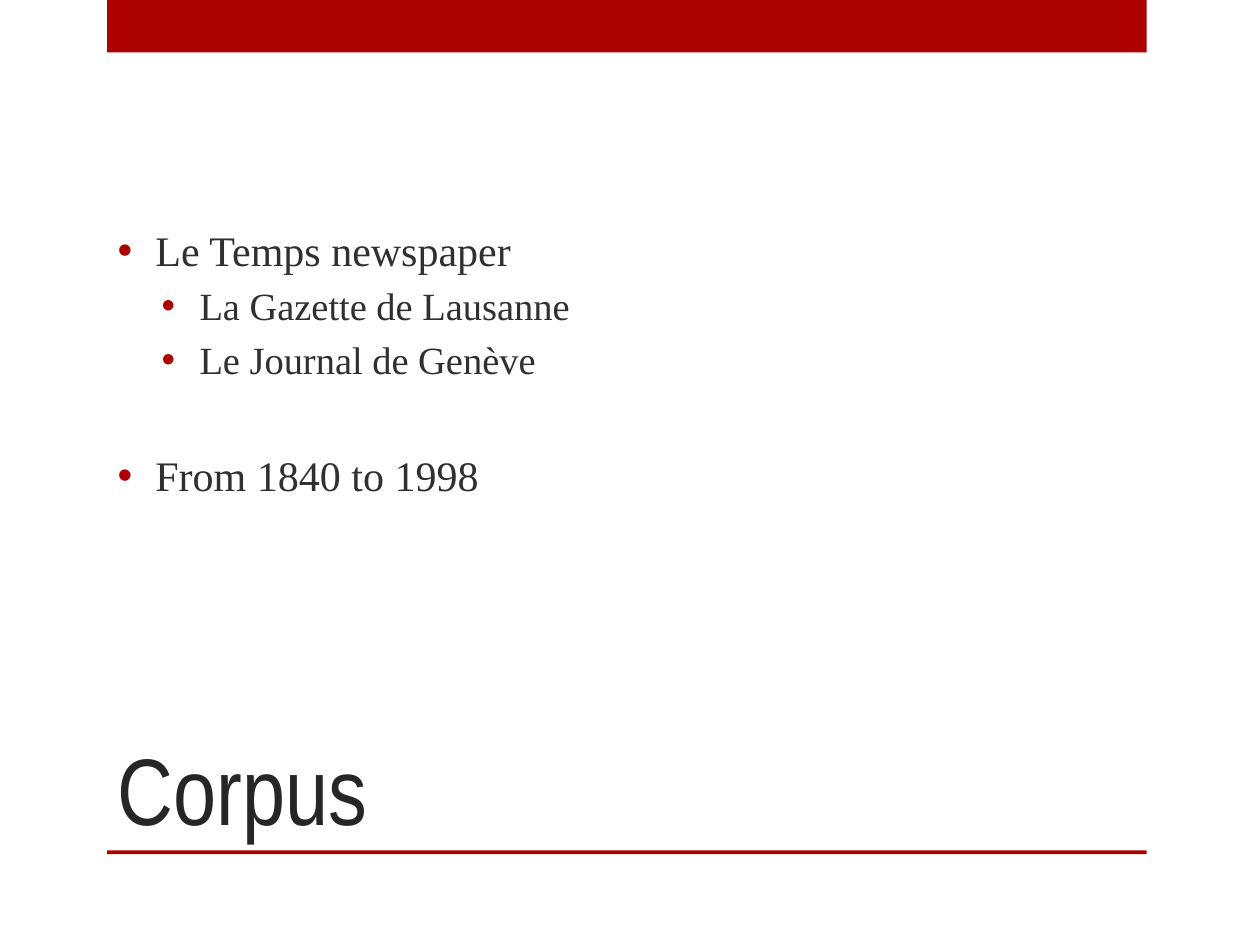
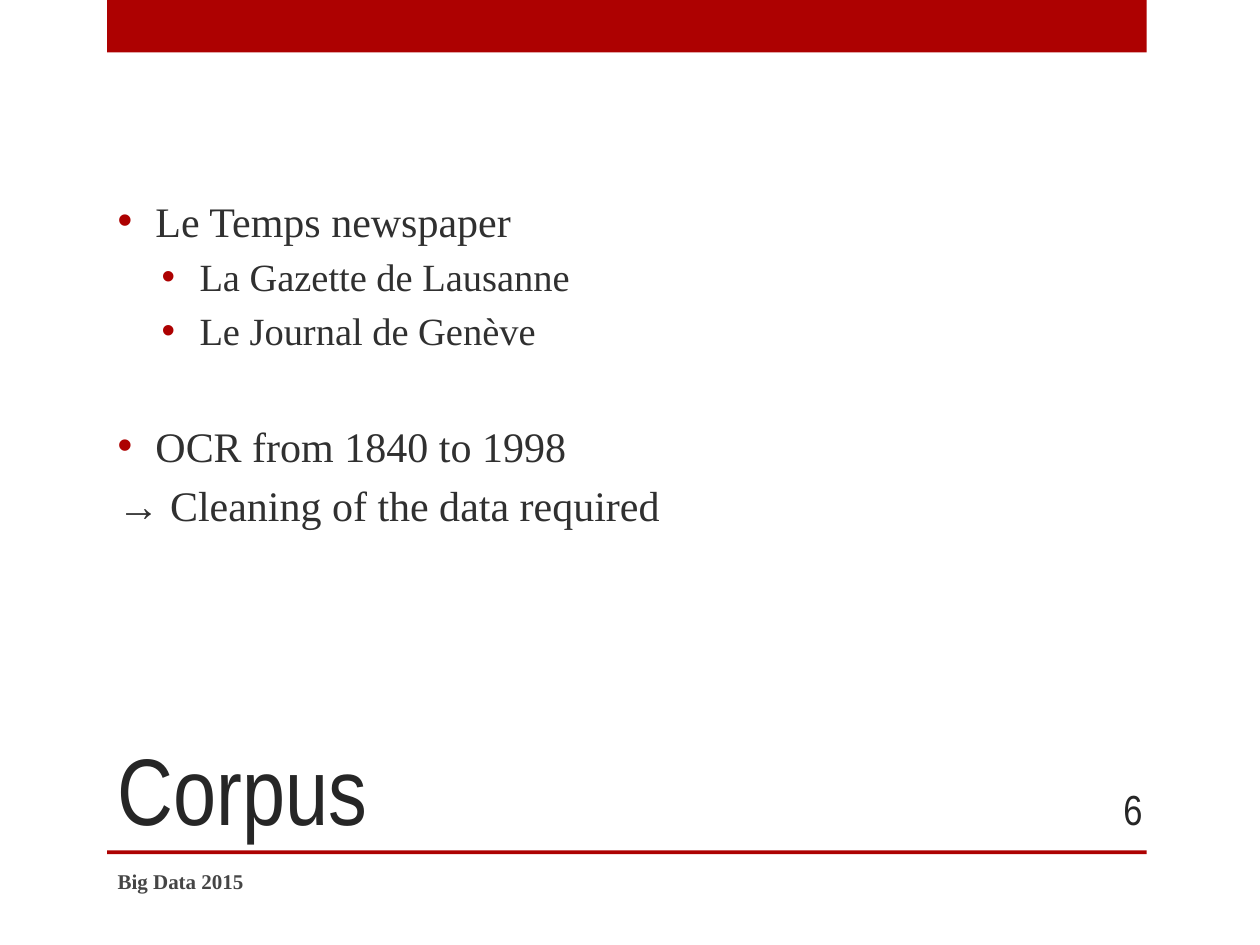
Before and after one commit to SidneyBovet/smargn, a slide deck: slide 6 of presentation/smargn-presentation.pptx (slide 4 before the commit). Drawn at 1260x945 pixels with LibreOffice and Linux fonts; fonts in the diff are those of the drawing; background and template pictures are left out. Boxes give left, top, right and bottom in pixels: in the first picture for what was removed or moved away, otherwise in the second. Text is boxed around its words. In the diff, an @@ line names an element or a change of style, - is before the commit and + after.

Commit message:
Presentation is now finished

```diff
--- a/presentation/smargn-presentation.pptx
+++ b/presentation/smargn-presentation.pptx
@@ text at <box>155,432,660,530</box>: text changed @@
-• From 1840 to 1998
+• OCR from 1840 to 1998
+→ Cleaning of the data required
@@ page number added at <box>1123,795,1142,826</box>, 24 pt, text #262626 @@
+6
@@ text added at <box>118,874,243,893</box>, 12 pt, text #454545, bold @@
+Big Data 2015
```
Also in this commit, not shown: 3 other slides changed, 11 slides added, 2 slides removed, 9 other files.
